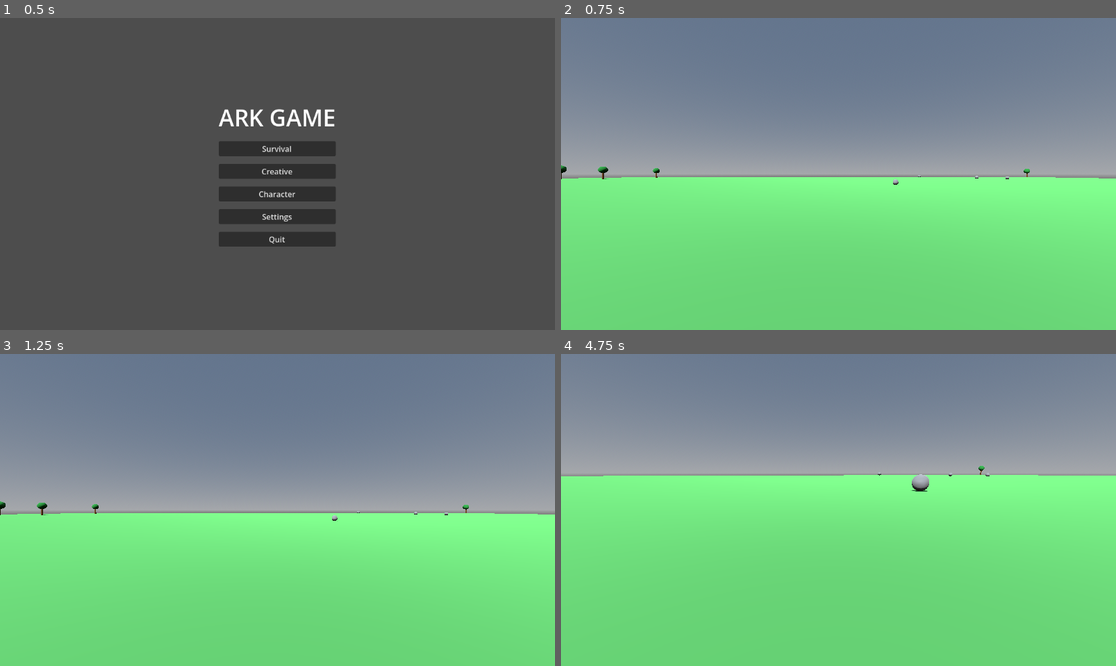
Above: before the commit, frames 1-4 (two rows, left to right).
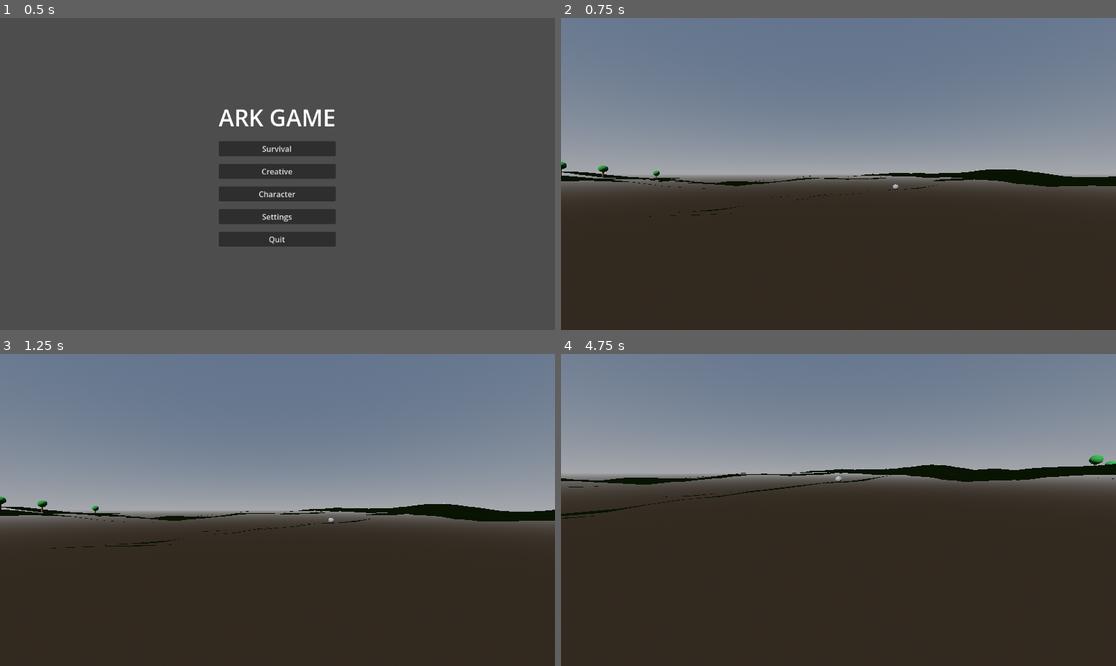
Above: after the commit, the same moments.

Repository: DanielSwick/ark-game
Game: Godot game, scene res://title_screen.tscn
Same seed, same stepped clock (60 frames per second), same inputs: the game is played once before the commit and once after it.
Inputs (mouse positions are in pixels of both pictures, inside the frame that each line leads up to):
- Up to frame 1 (0.5 s): no input
- Up to frame 2 (0.75 s): click "Survival" at 0.5 s
- Up to frame 3 (1.25 s): no input
- Up to frame 4 (4.75 s): tap Enter at 1.25 s; move the mouse to (866, 510) at 1.27 s; hold W from 1.28 s (still down); tap V at 1.35, 2.85, 4.35 s; tap Space at 1.52, 2, 2.27, 3.77, 4.52 s; move the mouse to (810, 510) at 2.02 s; tap Shift at 2.1, 3.6 s; move the mouse to (849, 503) at 2.77 s; move the mouse to (832, 516) at 3.52 s; move the mouse to (877, 513) at 4.27 s

Frame 1 is identical in both runs. In frame 2, 50% of the frame differs, in the area x 0-100%, y 46-100%; in frame 3, 50%; in frame 4, 62%, in the area x 0-100%, y 32-100%.

Commit message:
Milestone 5: real hills instead of a flat floor
The ground used to be a flat box. Now main.gd builds an actual
heightmapped terrain mesh at startup: a grid of vertices run through
FastNoiseLite (Perlin, low frequency for smooth rolling hills, random
seed each run), triangulated with SurfaceTool, welded with .index() so
neighboring triangles share vertices (no cracks), then generate_normals()
for shading and mesh.create_trimesh_shape() for matching collision.

_height_at(x, z) is now the single source of truth for terrain height -
rocks, trees, and the player spawn all sample it instead of assuming
Y=0, so nothing floats above or sinks into the new hills.

Scoped down from "generates as you walk": this is still one fixed
200x200 area like before, just with real shape instead of flat. True
infinite/streaming terrain (new land generating as you explore beyond
the current bounds) is a bigger follow-up - it needs chunk loading and
noise that stays seamless across chunk edges, which deserves its own
milestone once this lands and gets play-tested.

Tunable knobs, all named consts at the top: TERRAIN_RESOLUTION (mesh
density - lower it if generation feels slow), HEIGHT_SCALE (hill
height), NOISE_FREQUENCY (hill size - lower is smoother/broader).

Diff:
--- a/main.gd
+++ b/main.gd
@@ -8,16 +8,34 @@
 const PLAYER_SCENE := preload("res://player.tscn")
 
 const GROUND_SIZE := 200.0
+const TERRAIN_RESOLUTION := 64
+const CELL_SIZE := GROUND_SIZE / TERRAIN_RESOLUTION
+const HALF_SIZE := GROUND_SIZE / 2.0
+const HEIGHT_SCALE := 6.0
+const NOISE_FREQUENCY := 0.015
+
 const NUM_ROCKS := 15
 const NUM_TREES := 15
 const SPAWN_CLEAR_RADIUS := 8.0
 
+var noise := FastNoiseLite.new()
+
 func _ready() -> void:
+	noise.noise_type = FastNoiseLite.TYPE_PERLIN
+	noise.frequency = NOISE_FREQUENCY
+	noise.seed = randi()
+
 	_add_light()
 	_add_sky()
 	_add_ground()
 	_scatter_landmarks()
 	_add_player()
+
+# The single source of truth for terrain height at any world (x, z).
+# Used both to build the ground mesh and to place everything that stands
+# on it (rocks, trees, the player), so nothing floats or sinks.
+func _height_at(x: float, z: float) -> float:
+	return noise.get_noise_2d(x, z) * HEIGHT_SCALE
 
 func _add_light() -> void:
 	var light := DirectionalLight3D.new()
@@ -39,26 +57,54 @@
 	world_env.environment = env
 	add_child(world_env)
 
+# Always computed from (i, j) alone - never derived by adding CELL_SIZE to
+# a neighboring vertex's position - so the same grid point comes out
+# bit-for-bit identical no matter which triangle asks for it. That's what
+# lets SurfaceTool.index() below weld the terrain into one smooth surface
+# instead of leaving cracks between triangles.
+func _grid_vertex(i: int, j: int) -> Vector3:
+	var x := -HALF_SIZE + i * CELL_SIZE
+	var z := -HALF_SIZE + j * CELL_SIZE
+	return Vector3(x, _height_at(x, z), z)
+
 func _add_ground() -> void:
 	var ground := StaticBody3D.new()
 	ground.name = "Ground"
 
-	var box_mesh := BoxMesh.new()
-	box_mesh.size = Vector3(GROUND_SIZE, 1, GROUND_SIZE)
+	var surface_tool := SurfaceTool.new()
+	surface_tool.begin(Mesh.PRIMITIVE_TRIANGLES)
+
+	for j in range(TERRAIN_RESOLUTION):
+		for i in range(TERRAIN_RESOLUTION):
+			var p00 := _grid_vertex(i, j)
+			var p10 := _grid_vertex(i + 1, j)
+			var p01 := _grid_vertex(i, j + 1)
+			var p11 := _grid_vertex(i + 1, j + 1)
+
+			surface_tool.add_vertex(p00)
+			surface_tool.add_vertex(p01)
+			surface_tool.add_vertex(p10)
+
+			surface_tool.add_vertex(p10)
+			surface_tool.add_vertex(p01)
+			surface_tool.add_vertex(p11)
+
+	surface_tool.index()
+	surface_tool.generate_normals()
+
+	var mat := StandardMaterial3D.new()
+	mat.albedo_color = Color(0.3, 0.55, 0.3)
+	surface_tool.set_material(mat)
+
+	var mesh := surface_tool.commit()
 	var mesh_instance := MeshInstance3D.new()
-	mesh_instance.mesh = box_mesh
-	var mat := StandardMaterial3D.new()
-	mat.albedo_color = Color(0.3, 0.6, 0.3)
-	mesh_instance.material_override = mat
+	mesh_instance.mesh = mesh
 	ground.add_child(mesh_instance)
 
-	var box_shape := BoxShape3D.new()
-	box_shape.size = Vector3(GROUND_SIZE, 1, GROUND_SIZE)
 	var collision_shape := CollisionShape3D.new()
-	collision_shape.shape = box_shape
+	collision_shape.shape = mesh.create_trimesh_shape()
 	ground.add_child(collision_shape)
 
-	ground.position = Vector3(0, -0.5, 0)
 	add_child(ground)
 
 func _scatter_landmarks() -> void:
@@ -68,11 +114,11 @@
 		_add_tree(_random_ground_position())
 
 func _random_ground_position() -> Vector3:
-	var half := GROUND_SIZE / 2.0 - 2.0
-	var pos := Vector3.ZERO
-	while pos.length() < SPAWN_CLEAR_RADIUS:
-		pos = Vector3(randf_range(-half, half), 0, randf_range(-half, half))
-	return pos
+	var half := HALF_SIZE - 2.0
+	var flat := Vector2.ZERO
+	while flat.length() < SPAWN_CLEAR_RADIUS:
+		flat = Vector2(randf_range(-half, half), randf_range(-half, half))
+	return Vector3(flat.x, _height_at(flat.x, flat.y), flat.y)
 
 func _add_rock(pos: Vector3) -> void:
 	var rock := StaticBody3D.new()
@@ -136,5 +182,5 @@
 
 func _add_player() -> void:
 	var player: CharacterBody3D = PLAYER_SCENE.instantiate()
-	player.position = Vector3(0, 1, 0)
+	player.position = Vector3(0, _height_at(0, 0) + 1, 0)
 	add_child(player)
